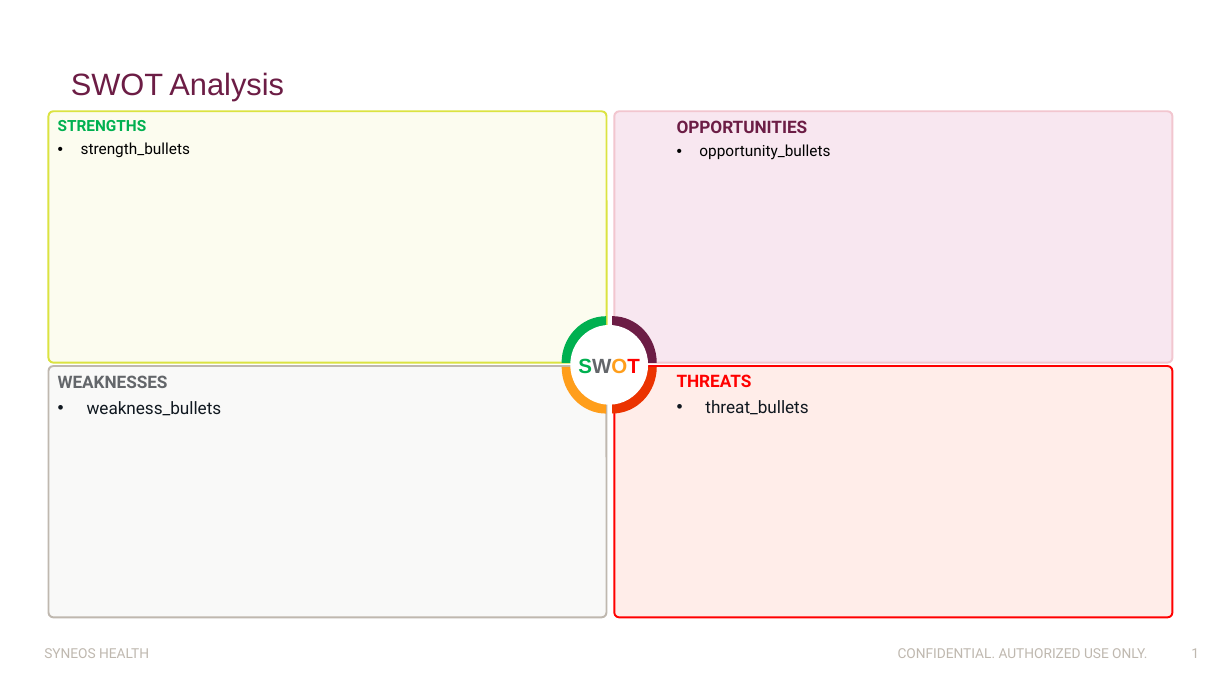
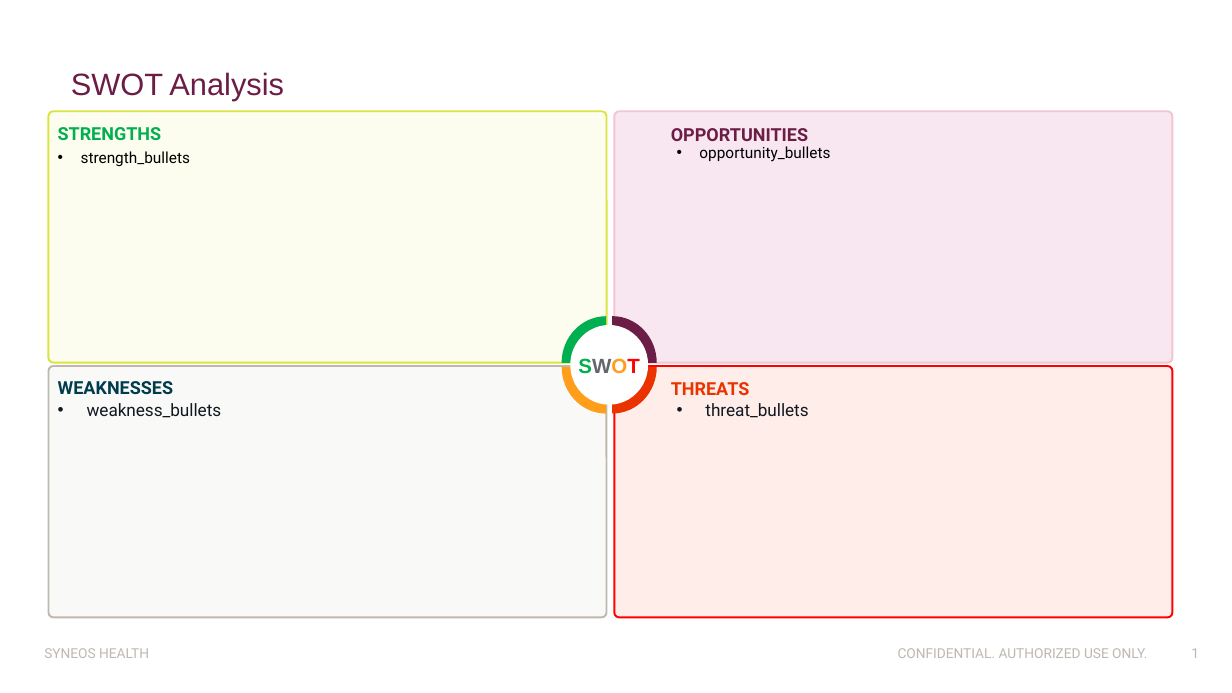
Before and after one commit to xpistos90210/templates, a slide deck: slide 1 of S1_SWOT.pptx. Drawn at 1232x693 pixels with LibreOffice and Linux fonts; fonts in the diff are those of the drawing; background and template pictures are left out. Boxes give left, top, right and bottom in pixels: in the first picture for what was removed or moved away, otherwise in the second. Text is boxed around its words. In the diff, an @@ line names an element or a change of style, - is before the commit and + after.

```diff
--- a/S1_SWOT.pptx
+++ b/S1_SWOT.pptx
@@ text "strength_bullets": place and size @@
-text "strength_bullets" at <box>58,120,190,157</box>
+text "strength_bullets" at <box>81,151,190,166</box>
@@ text at <box>58,120,147,131</box>: paragraph removed @@
-STRENGTHS
@@ text added at <box>58,127,162,140</box>, 14 pt, text #00B050, bold @@
+STRENGTHS
@@ text "opportunity_bullets": place and size @@
-text "opportunity_bullets" at <box>677,120,830,160</box>
+text "opportunity_bullets" at <box>699,146,830,162</box>
@@ text added at <box>671,128,808,141</box>, 14 pt, text #6C1D45, bold @@
+OPPORTUNITIES
@@ text at <box>677,120,808,133</box>: paragraph removed @@
-OPPORTUNITIES
@@ text at <box>58,375,168,388</box>: paragraph removed @@
-WEAKNESSES
@@ text added at <box>58,381,174,394</box>, 14 pt, text #003C4C, bold @@
+WEAKNESSES
@@ text added at <box>671,382,750,395</box>, 14 pt, text #EB3300, bold @@
+THREATS
@@ text at <box>677,374,752,387</box>: paragraph removed @@
-THREATS
@@ text "weakness_bullets": place and size @@
-text "weakness_bullets" at <box>58,375,222,416</box>
+text "weakness_bullets" at <box>87,403,222,418</box>
@@ text "threat_bullets": place and size @@
-text "threat_bullets" at <box>677,374,808,415</box>
+text "threat_bullets" at <box>705,403,808,418</box>
```
